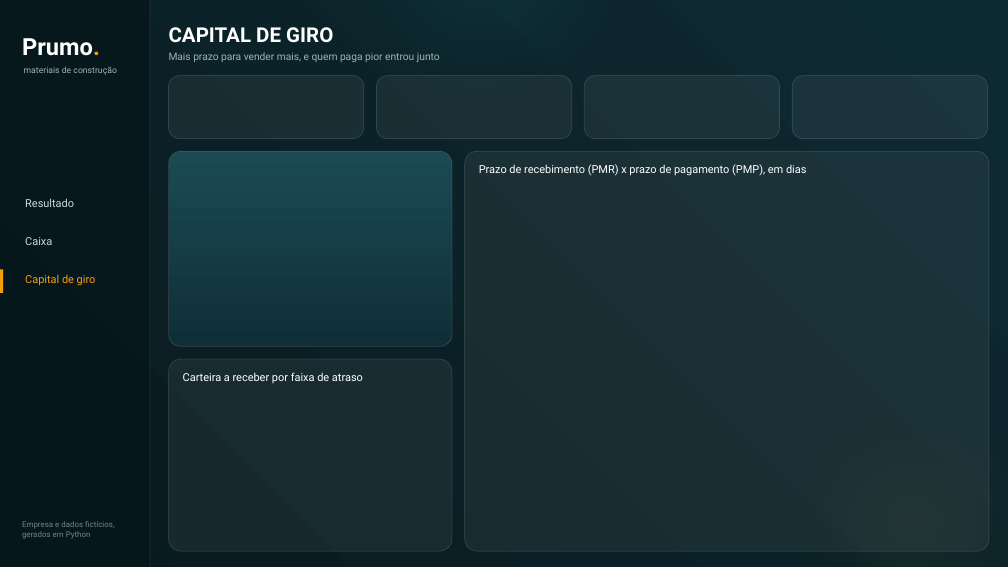
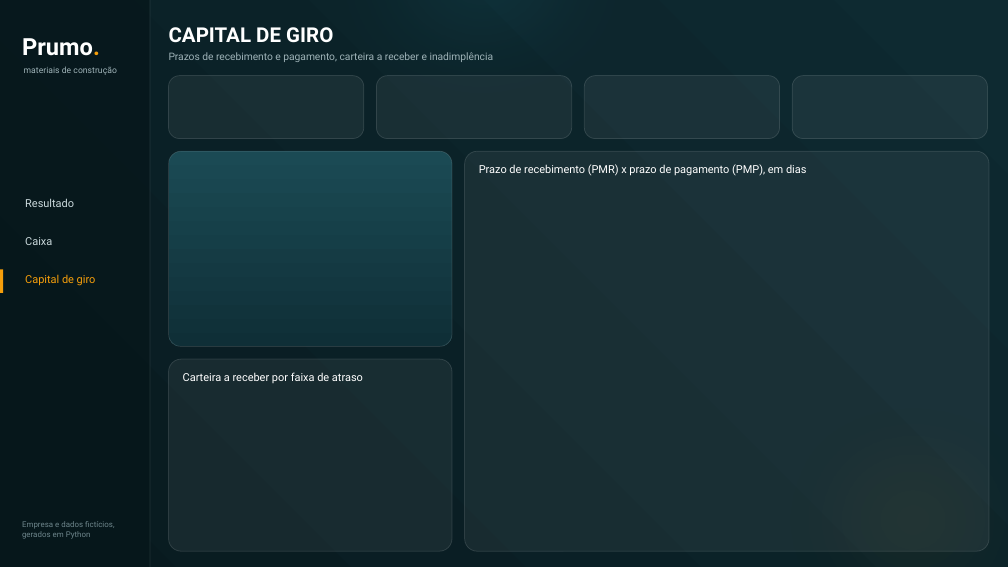
Before and after one commit to pedroeq-hash/bi-financeiro, a slide deck: slide 3 of layout/layout_paginas.pptx. Drawn at 1008x567 pixels with LibreOffice and Linux fonts; fonts in the diff are those of the drawing. Boxes give left, top, right and bottom in pixels: in the first picture for what was removed or moved away, otherwise in the second. Text is boxed around its words. In the diff, an @@ line names an element or a change of style, - is before the commit and + after.

```diff
--- a/layout/layout_paginas.pptx
+++ b/layout/layout_paginas.pptx
@@ text at bbox=[169, 52, 494, 62]: text changed @@
-Mais prazo para vender mais, e quem paga pior entrou junto
+Prazos de recebimento e pagamento, carteira a receber e inadimplência
```
Also in this commit, not shown: 2 other slides changed, 10 other files.
